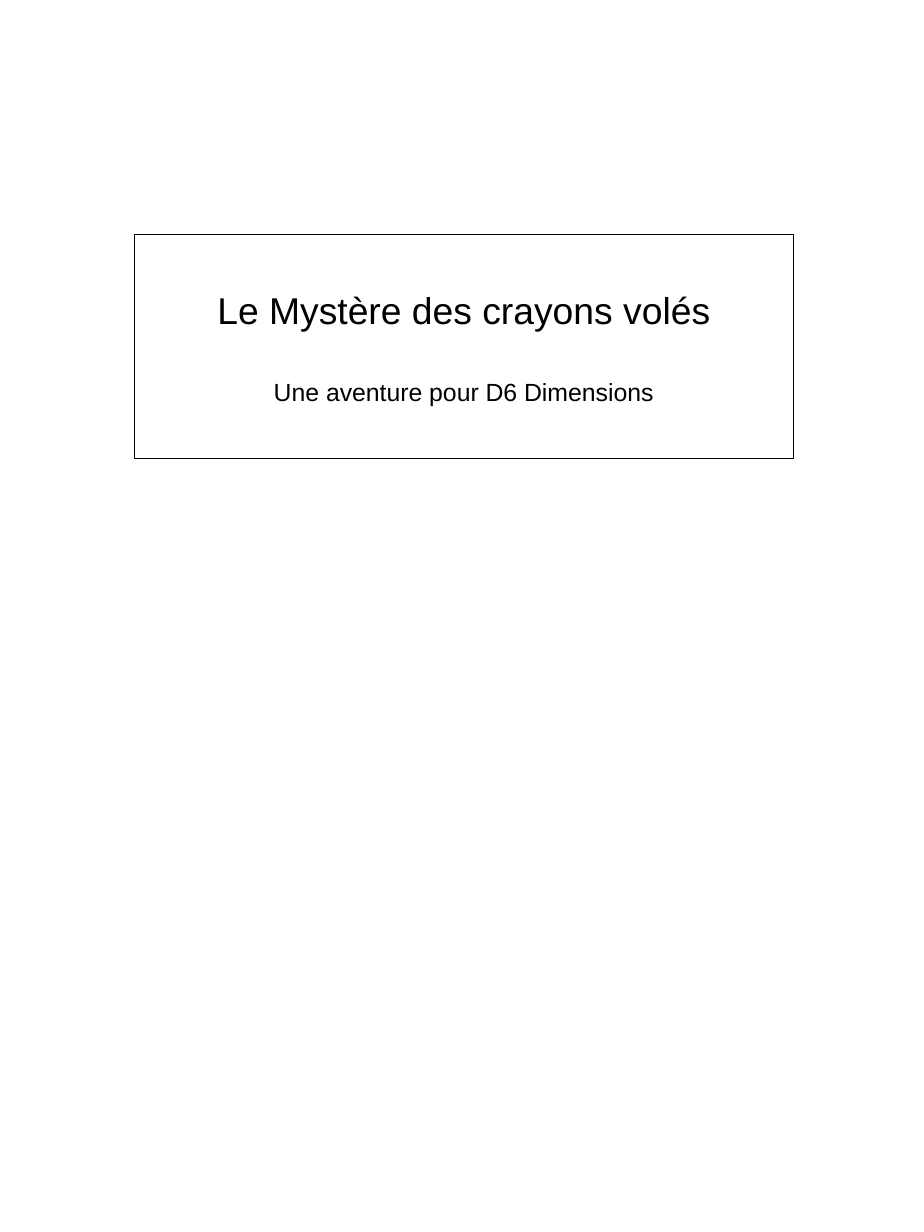
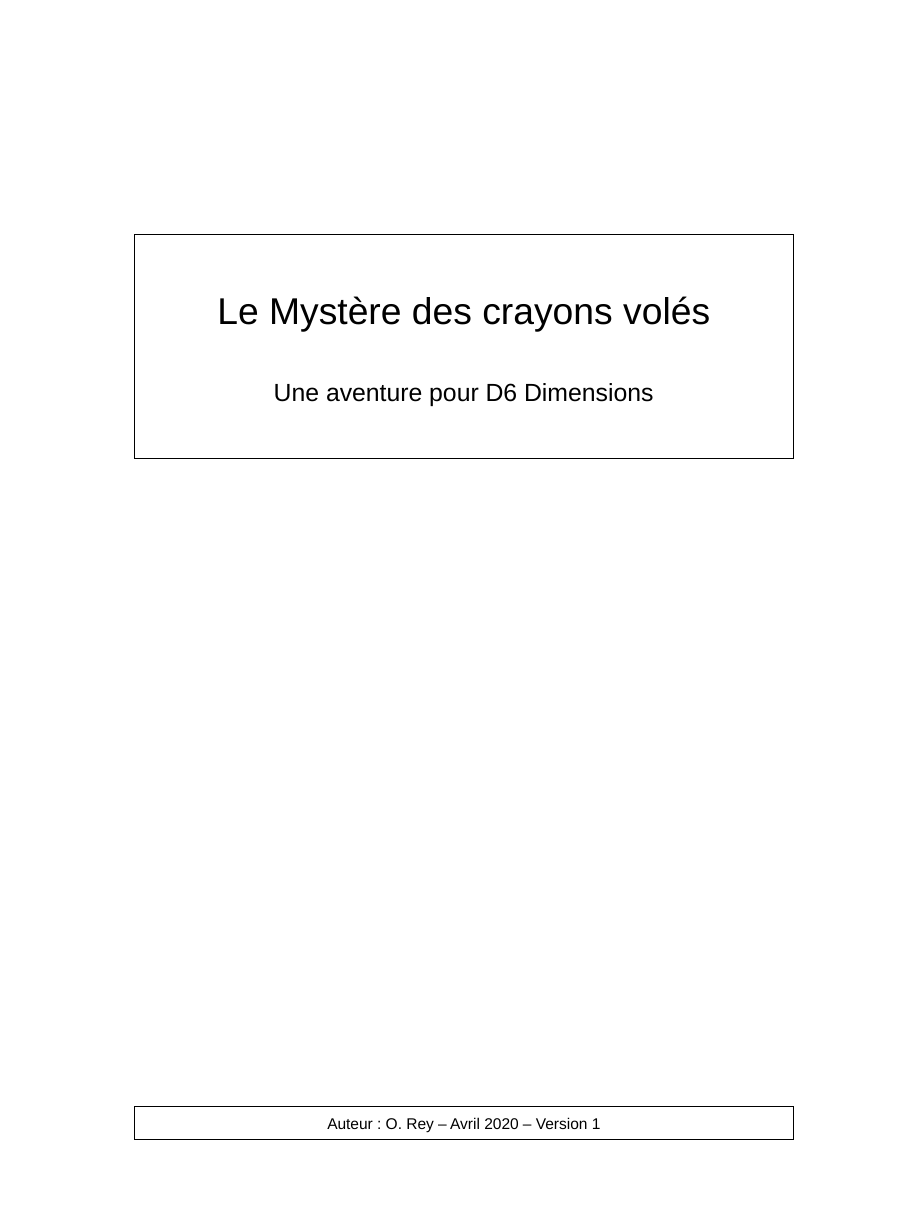
Before and after one commit to orey/D6-Dimensions, a slide deck: slide 1 of Le mystère des crayons volés/Le mystère des crayons volés.odp. Drawn at 924x1232 pixels with LibreOffice and Linux fonts; fonts in the diff are those of the drawing; background and template pictures are left out. Boxes give left, top, right and bottom in pixels: in the first picture for what was removed or moved away, otherwise in the second. Text is boxed around its words. In the diff, an @@ line names an element or a change of style, - is before the commit and + after.

```diff
--- a/Le mystère des crayons volés/Le mystère des crayons volés.odp
+++ b/Le mystère des crayons volés/Le mystère des crayons volés.odp
@@ rectangle added at (134,1106,793,1140), fill #FFFFFF, outline #000000 0 pt, 10 pt, text #000000 @@
+Auteur : O. Rey – Avril 2020 – Version 1
```
Also in this commit, not shown: 3 other slides changed, 2 slides added, 3 other files.
